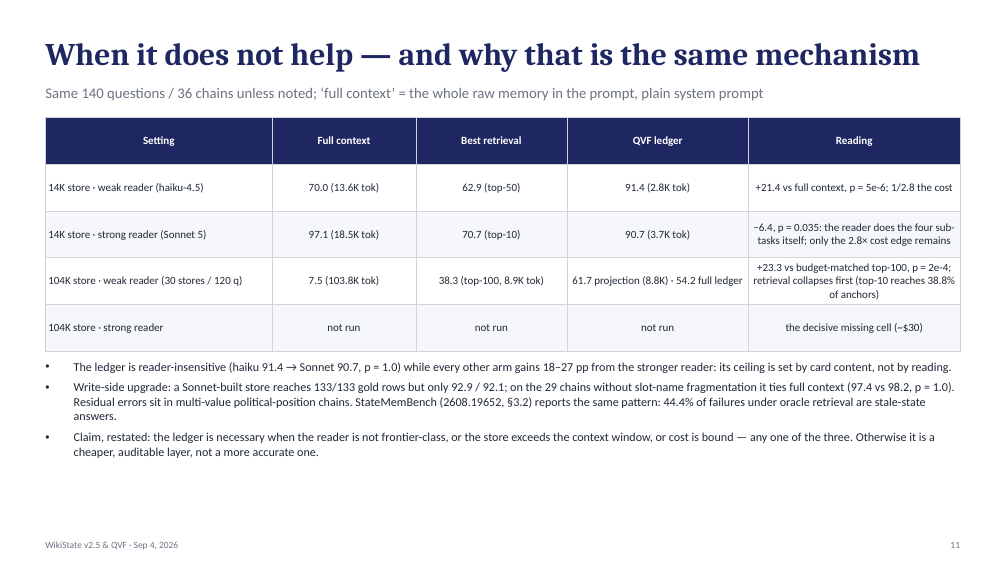
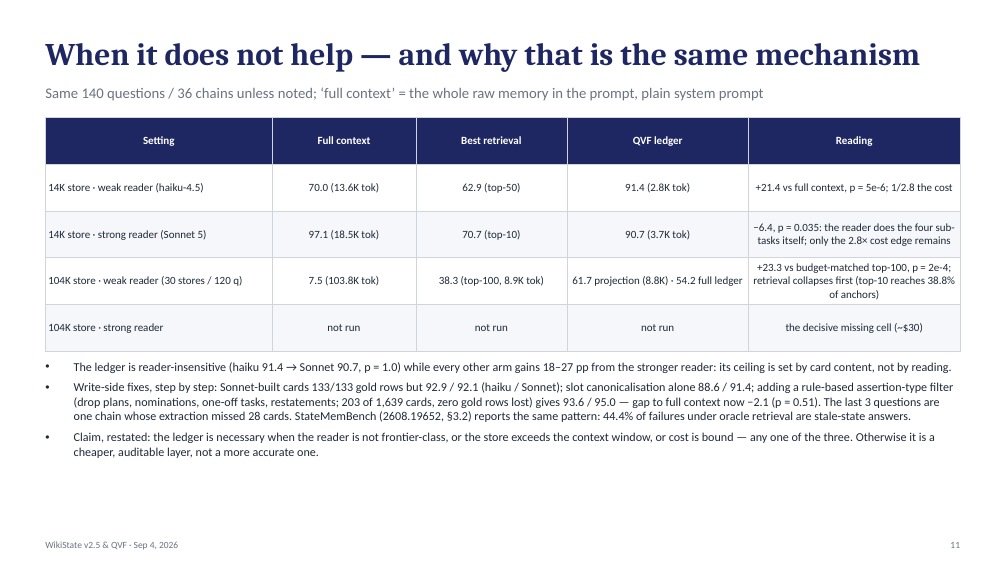
Before and after one commit to jeremyz12/qvf_withcontroller, a slide deck: slide 11 of results/weekly_report_20260904.pptx. Drawn at 1008x567 pixels with LibreOffice and Linux fonts; fonts in the diff are those of the drawing. Boxes give left, top, right and bottom in pixels: in the first picture for what was removed or moved away, otherwise in the second. Text is boxed around its words. In the diff, an @@ line names an element or a change of style, - is before the commit and + after.

```diff
--- a/results/weekly_report_20260904.pptx
+++ b/results/weekly_report_20260904.pptx
@@ text at bbox=[74, 382, 953, 422]: text changed @@
-• Write-side upgrade: a Sonnet-built store reaches 133/133 gold rows but only 92.9 / 92.1; on the 29 chains without slot-name fragmentation it ties full context (97.4 vs 98.2, p = 1.0). Residual errors sit in multi-value political-position chains. StateMemBench (2608.19652, §3.2) reports the same pattern: 44.4% of failures under oracle retrieval are stale-state answers.
+• Write-side fixes, step by step: Sonnet-built cards 133/133 gold rows but 92.9 / 92.1 (haiku / Sonnet); slot canonicalisation alone 88.6 / 91.4; adding a rule-based assertion-type filter (drop plans, nominations, one-off tasks, restatements; 203 of 1,639 cards, zero gold rows lost) gives 93.6 / 95.0 — gap to full context now −2.1 (p = 0.51). The last 3 questions are one chain whose extraction missed 28 cards. StateMemBench (2608.19652, §3.2) reports the same pattern: 44.4% of failures under oracle retrieval are stale-state answers.
```
Also in this commit, not shown: 2 other slides changed, 2 other files.
